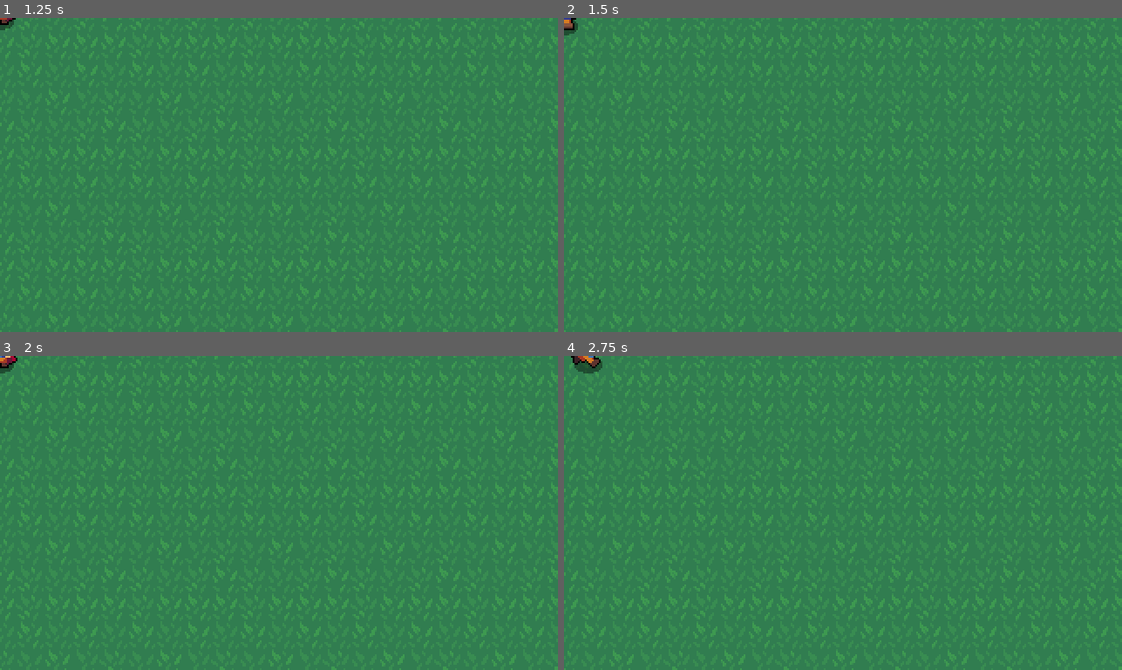
Above: before the commit, frames 1-4 (two rows, left to right).
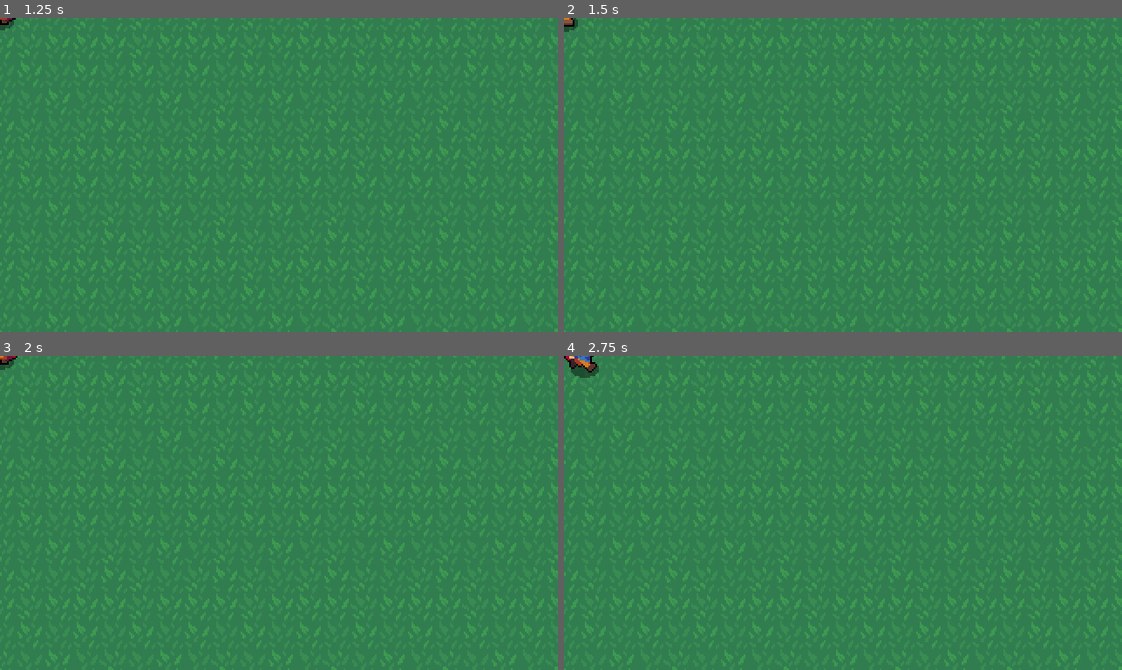
Above: after the commit, the same moments.

Repository: vinibeloni/godot-4
Game: Godot game, scene res://world/World.tscn
Same seed, same stepped clock (60 frames per second), same inputs: the game is played once before the commit and once after it.
Inputs:
- Up to frame 1 (1.25 s): tap Enter (ui_accept) at 0.5, 0.77 s; hold Right (ui_right) from 0.53 s (still down); tap K (attack) at 0.6 s
- Up to frame 2 (1.5 s): release Right (ui_right) at 1.28 s; hold Down (ui_down) from 1.28 s (still down); tap K (attack) at 1.35 s
- Up to frame 3 (2 s): keep holding Down (ui_down); tap Enter (ui_accept) at 1.52 s
- Up to frame 4 (2.75 s): tap Enter (ui_accept) at 2 s; release Down (ui_down) at 2.03 s; hold Right (ui_right) from 2.03 s (still down); tap K (attack) at 2.1 s

Frame 1 is identical in both runs. In frame 2, 0.1% of the frame differs, in the area x 0-3%, y 0-6%; in frame 3, 0.1%; in frame 4, 0.3%, in the area x 0-7%, y 0-7%.

Commit message:
smooth movement

Diff:
--- a/movement/Movement.gd
+++ b/movement/Movement.gd
@@ -6,8 +6,12 @@
 func execute():
   body.move_and_collide(body.velocity)
 
-func accelerate():
-  body.velocity = looking_position
+func accelerate(acceleration: float, max_speed: float, delta: float) -> void:
+  body.velocity += looking_position * acceleration * delta
+  body.velocity = body.velocity.limit_length(max_speed * delta)
 
-func stop():
+func deaccelerate(fricction: float, delta: float):
+  body.velocity = body.velocity.move_toward(Vector2.ZERO, fricction * delta)
+
+func stop() -> void:
   body.velocity = Vector2.ZERO
--- a/player/Player.gd
+++ b/player/Player.gd
@@ -2,6 +2,11 @@
 
 @onready var _animations = $Animations
 @onready var _movement = $Movement
+
+const MAX_SPEED = 100
+const ACCELERATION = 10
+const ROLL_ACCELERATION = 500
+const FRICCTION = 10
 
 enum State {
   MOVE,
@@ -11,9 +16,12 @@
 
 var _state = State.MOVE
 var _input = Vector2.ZERO
+var _delta: float;
 
 # Private functions
-func _physics_process(_delta):
+func _physics_process(delta):
+  _delta = delta
+
   match _state:
     State.MOVE:
       _move()
@@ -24,22 +32,22 @@
 
   _check_new_state()
 
-func _move():
+func _move() -> void:
   _input = Input.get_vector("ui_left", "ui_right", "ui_up", "ui_down")
 
   if _input != Vector2.ZERO:
     _movement.looking_position = _input
     _animations.looking_position = _input
 
-    _movement.accelerate()
+    _movement.accelerate(ACCELERATION, MAX_SPEED, _delta)
     _animations.execute("walk")
   else:
-    _movement.stop()
+    _movement.deaccelerate(FRICCTION, _delta)
     _animations.execute("idle", false)
 
   _movement.execute()
 
-func _check_new_state():
+func _check_new_state() -> void:
   if Input.is_action_just_pressed("ui_accept"):
     _state = State.ROLL
 
@@ -47,12 +55,12 @@
     _state = State.ATTACK
 
 # ROLL
-func _roll():
-  _movement.accelerate()
+func _roll() -> void:
+  _movement.accelerate(ROLL_ACCELERATION, MAX_SPEED, _delta)
   _animations.execute("roll")
 
-func roll_animation_finished():
-  _movement.stop()
+func roll_animation_finished() -> void:
+  _movement.deaccelerate(FRICCTION, _delta)
   _state = State.MOVE
 
 # ATTACK
